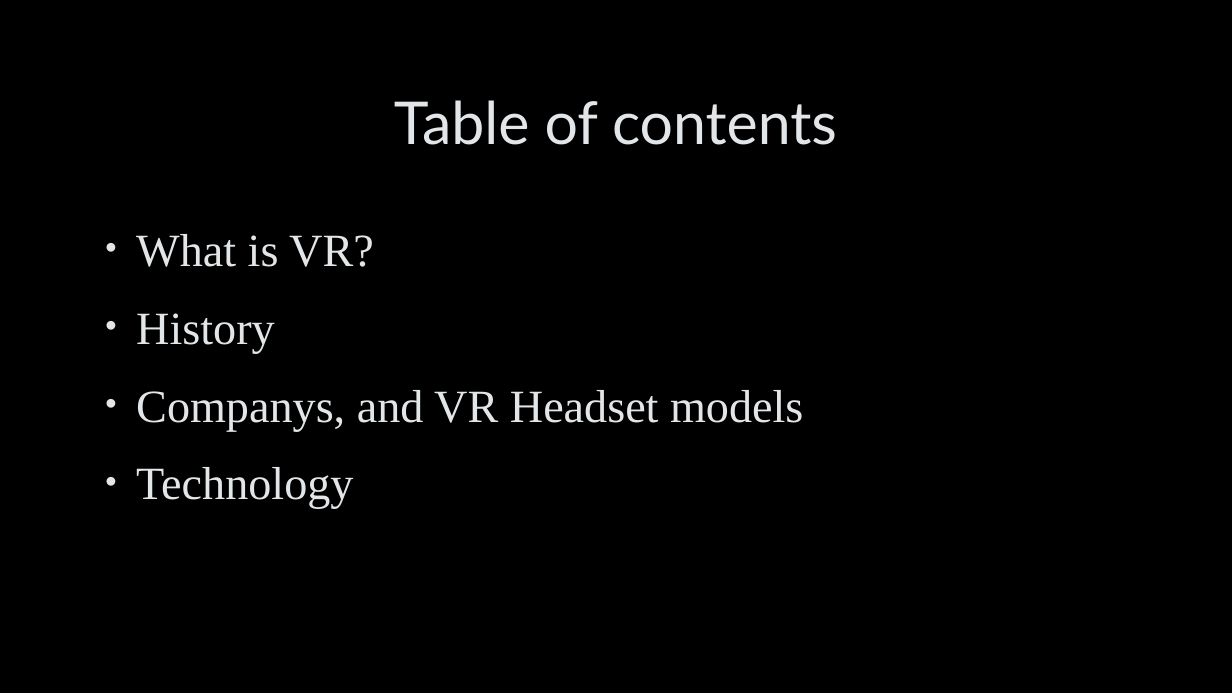
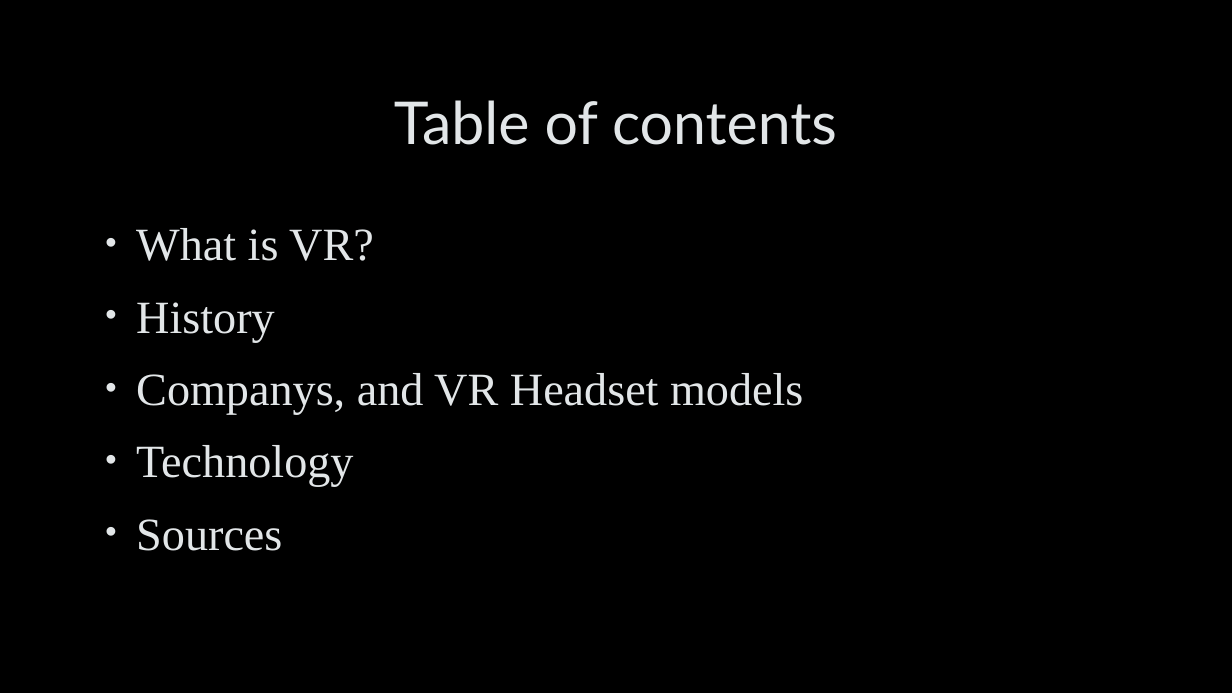
Before and after one commit to Vincent-Luca/school, a slide deck: slide 2 of english/ppp/VR english ppp.pptx. Drawn at 1232x693 pixels with LibreOffice and Linux fonts; fonts in the diff are those of the drawing; background and template pictures are left out. Boxes give left, top, right and bottom in pixels: in the first picture for what was removed or moved away, otherwise in the second. Text is boxed around its words. In the diff, an @@ line names an element or a change of style, - is before the commit and + after.

```diff
--- a/english/ppp/VR english ppp.pptx
+++ b/english/ppp/VR english ppp.pptx
@@ text at (136, 228, 803, 487): line spacing 1.1 to 1 @@
@@ text at (136, 519, 282, 551): paragraph added @@
+• Sources
```
